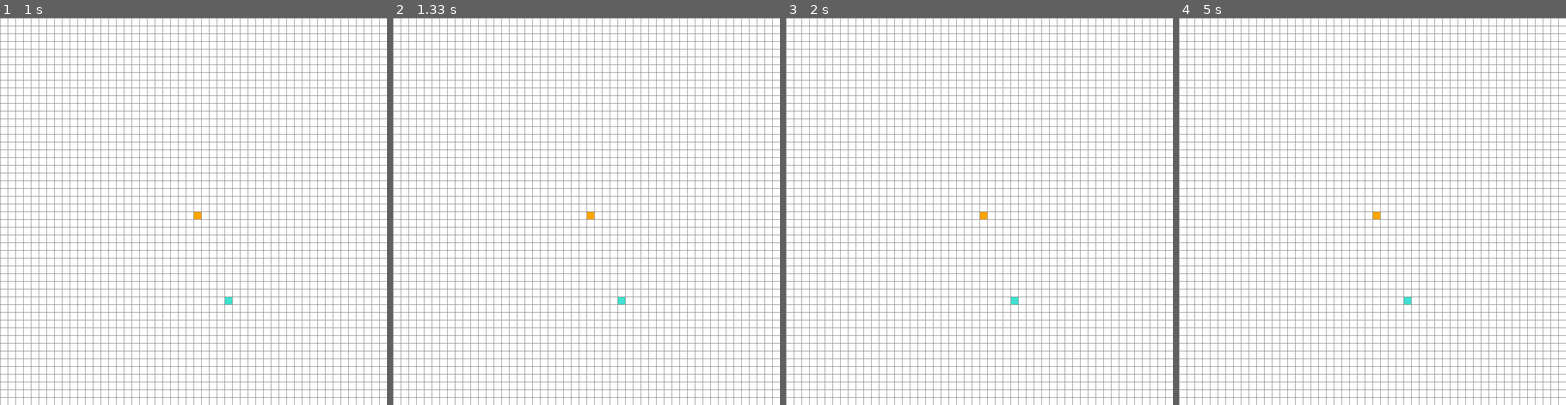
Above: before the commit, frames 1-4 (left to right).
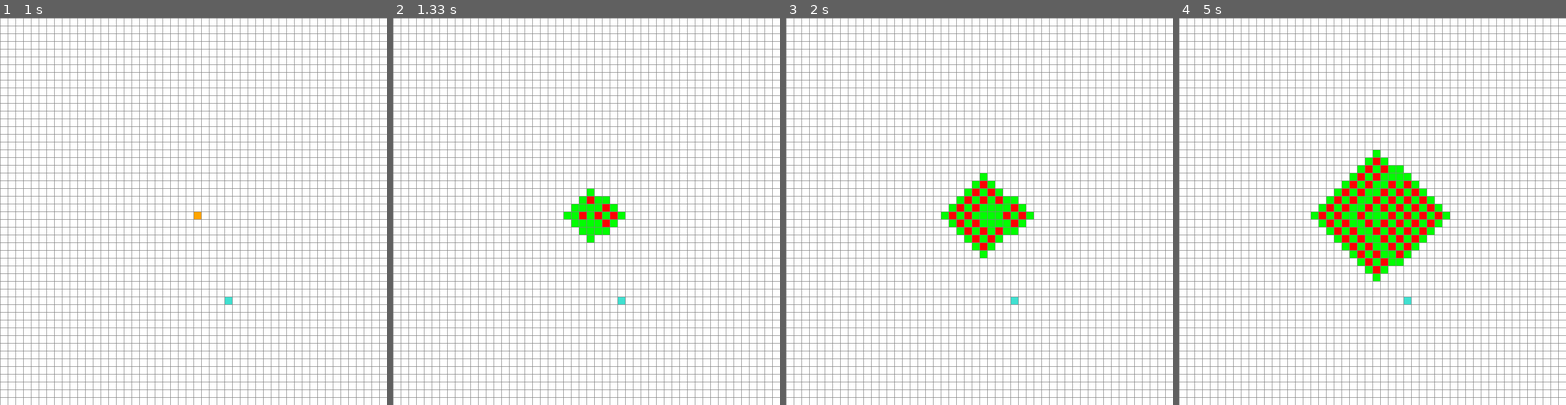
Above: after the commit, the same moments.

Repository: spear97/PathFinding-Pygame
Game: pygame game, started from PathFinding/PathFinding/PathFinding.py
The game is run twice, just before and just after one commit, with the same random seed, the same clock (stepped at 60 frames per second) and the same inputs.
Inputs (mouse positions are in pixels of both pictures, inside the frame that each line leads up to):
- Up to frame 1 (1 s): click (193, 211) at 0.38 s; click (232, 296) at 0.72 s
- Up to frame 2 (1.33 s): tap 3 at 1 s
- Up to frame 3 (2 s): no input
- Up to frame 4 (5 s): no input

Frame 1 is identical in both runs. In frame 2, 1.1% of the frame differs, in the area x 44-60%, y 44-58%; in frame 3, 2.3%; in frame 4, 5.6%, in the area x 34-70%, y 34-68%.

Commit message:
Breadth First Search Working. Needs Improving
Breadth First Search currently is implemented. However, it currently needs to have a bug fixed to allow for a path to be reconstructed.

Diff:
--- a/PathFinding/PathFinding/BFS.py
+++ b/PathFinding/PathFinding/BFS.py
@@ -3,26 +3,32 @@
 from queue import PriorityQueue
 
 def BFS(draw, grid, start, end):
+#The Node that the Algorithm is currently on
+	count = 0
 
-	#Queue of Nodes that have not been visited
-	queue = PriorityQueue()
+	#Initialize the Set of Currently Open Nodes on the Graph
+	open_set = PriorityQueue()
 
-	#Queue of Nodes that have been visitied
-	visited = PriorityQueue()
+	#Push the Start Node to be the the first Open Node for the Algorithm
+	open_set.put((0, count, start))
 
-	#Insert the start Node in queue
-	queue.put(start)
+	#Initialize the set of nodes immediately preceeding the current node
+	came_from = {}
 
-	#Run Algorithm while queue is not Empty
-	while not queue.empty():
+	#Push the value of start into a map so it can latter be put into open_set
+	open_set_hash = {start}
+
+	#Run Algorithm while open_set is not Empy
+	while not open_set.empty():
 
 		#Check to ensure user hasn't closed the Application
 		for event in pygame.event.get():
 			if event.type == pygame.QUIT:
 				pygame.quit()
 
-		#pop queue and store Node in current
-		current = queue.get()
+		#Try to get the greatest value in the queue
+		current = open_set.get()[2]
+		open_set_hash.remove(current)
 
 		#If Current happens to be end Node, reconstruct the path
 		if current == end:
@@ -30,15 +36,18 @@
 			end.make_end()
 			return True
 
-		#Insert Current to visited
-		visited.put(current)
+		#Find the Closest Neighbor Node to the End Node
+		for neighbor in current.neighbors:
+			if neighbor not in open_set_hash:
+				count += 1
+				open_set.put((0, count, neighbor))
+				open_set_hash.add(neighbor)
+				neighbor.make_open()
 
-		#Get all neighbors to current
-		neighbors = current.update_neighbors(grid)
+		#Update display to Window
+		draw()
 
-		#TODO: Insert neighbors into queue
-
-		#If current is not start, set is as closed
+		#If current is not Start, make the Node a Closed Node
 		if current != start:
 			current.make_closed()
 
